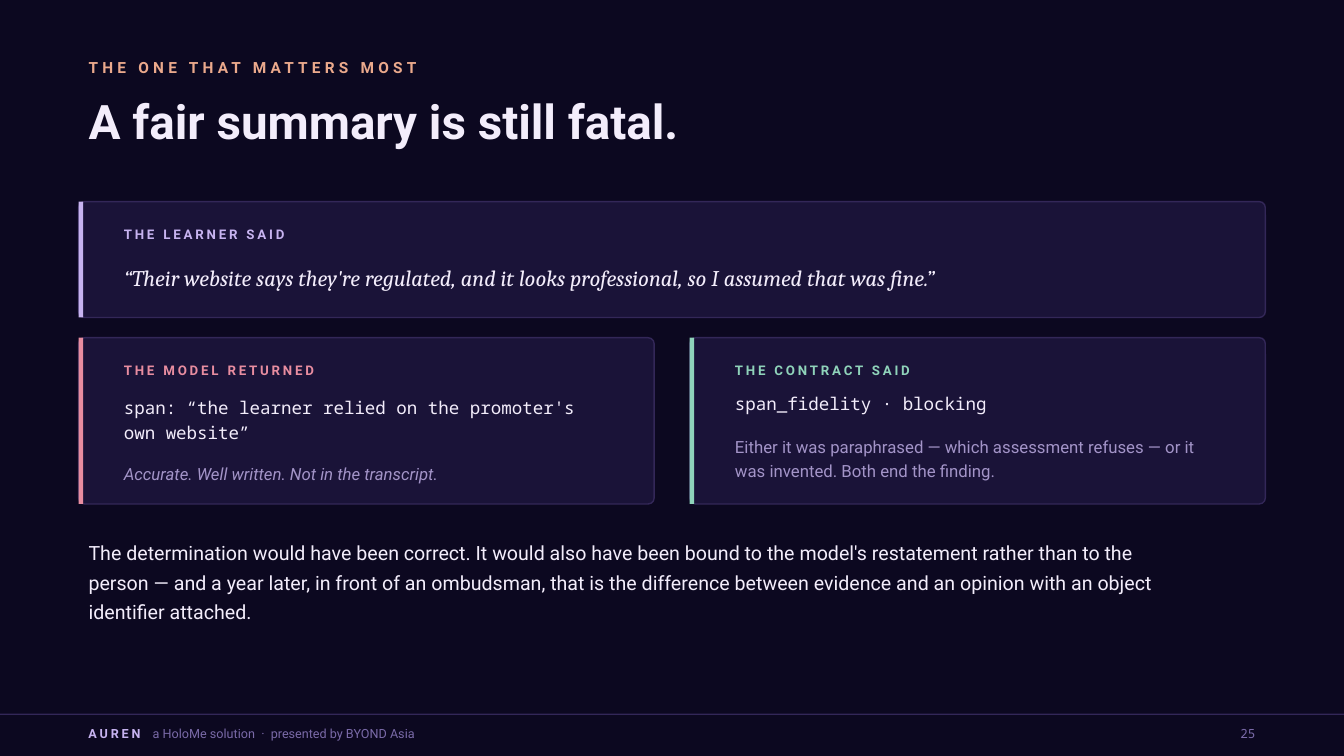
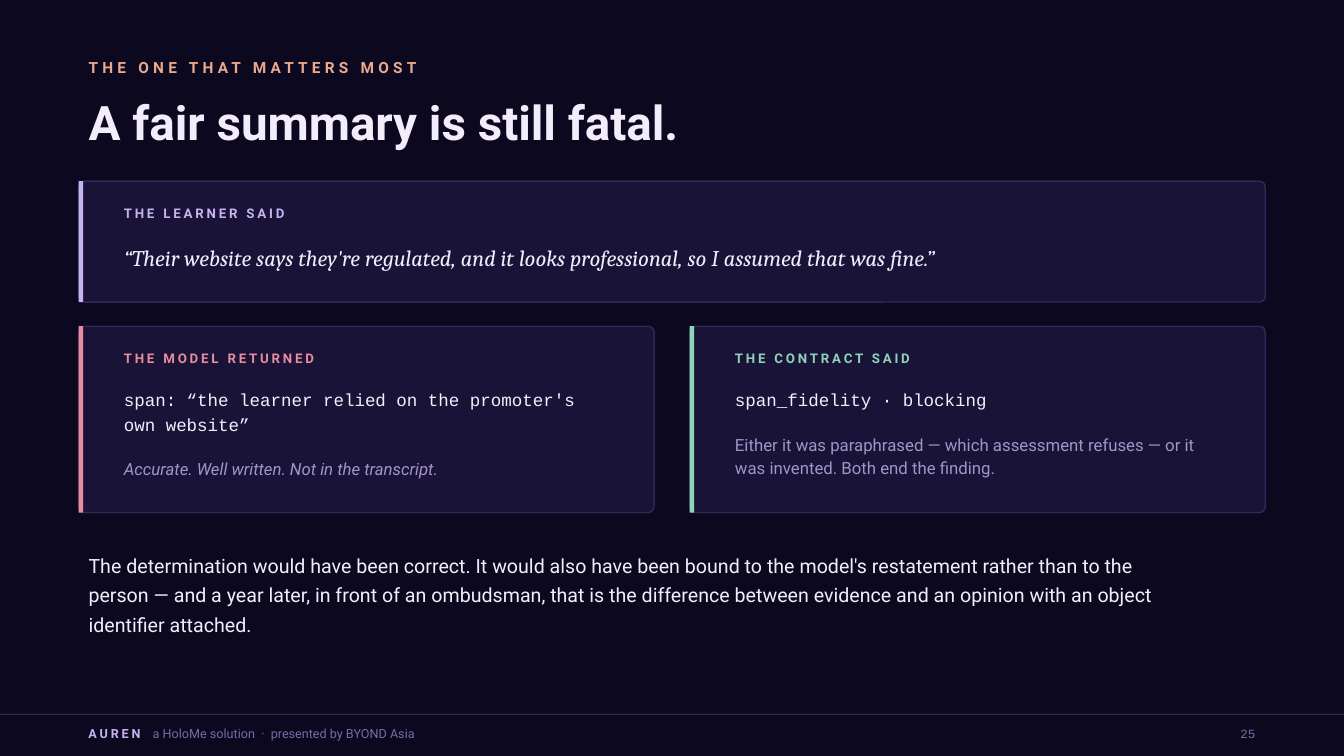
Before and after one commit to Fred-Byond/dengar, a slide deck: slide 26 of docs/AUREN-IOSCO-Pitch-Deck-HoloMe-v2.pptx. Drawn at 1344x756 pixels with LibreOffice and Linux fonts; fonts in the diff are those of the drawing. Boxes give left, top, right and bottom in pixels: in the first picture for what was removed or moved away, otherwise in the second. Text is boxed around its words. In the diff, an @@ line names an element or a change of style, - is before the commit and + after.

```diff
--- a/docs/AUREN-IOSCO-Pitch-Deck-HoloMe-v2.pptx
+++ b/docs/AUREN-IOSCO-Pitch-Deck-HoloMe-v2.pptx
@@ proportions changed in 3 elements at (79, 327, 654, 513), (690, 327, 1265, 513), (79, 181, 1265, 302) @@
@@ rounded rectangle: place and size @@
-rounded rectangle at (79, 202, 1265, 318)
+rounded rectangle at (79, 181, 1265, 302)
@@ rectangle: place and size @@
-rectangle at (79, 202, 83, 318)
+rectangle at (79, 181, 83, 302)
@@ text "THE LEARNER SAID": place and size @@
-text "THE LEARNER SAID" at (124, 229, 284, 239)
+text "THE LEARNER SAID" at (124, 208, 284, 218)
@@ text "“Their website says they're regulated, ...": place and size @@
-text "“Their website says they're regulated, ..." at (124, 270, 935, 291)
+text "“Their website says they're regulated, ..." at (124, 250, 935, 271)
@@ text "“Their website says they're regulated, ..." at (124, 250, 935, 271): line spacing 1 to 23pt; vertical alignment middle to top @@
@@ rounded rectangle: place and size @@
-rounded rectangle at (79, 338, 654, 504)
+rounded rectangle at (79, 327, 654, 513)
@@ rectangle: place and size @@
-rectangle at (79, 338, 83, 504)
+rectangle at (79, 327, 83, 513)
@@ rounded rectangle: place and size @@
-rounded rectangle at (690, 338, 1265, 504)
+rounded rectangle at (690, 327, 1265, 513)
@@ rectangle: place and size @@
-rectangle at (690, 338, 694, 504)
+rectangle at (690, 327, 694, 513)
@@ text "THE MODEL RETURNED": place and size @@
-text "THE MODEL RETURNED" at (124, 365, 315, 375)
+text "THE MODEL RETURNED" at (124, 353, 315, 363)
@@ text "THE CONTRACT SAID": place and size @@
-text "THE CONTRACT SAID" at (735, 365, 910, 375)
+text "THE CONTRACT SAID" at (735, 353, 910, 363)
@@ text "span: “the learner relied on ..." at (124, 394, 575, 431): font Noto Sans Mono to Courier New; line spacing 18pt to 17.8pt; vertical alignment middle to top @@
@@ text "span_fidelity · blocking" at (735, 394, 987, 410): font Noto Sans Mono to Courier New; line spacing 1 to 17.8pt; vertical alignment middle to top @@
@@ text "Either it was paraphrased — ..." at (735, 438, 1195, 478): vertical alignment middle to top @@
@@ text "Accurate. Well written. Not in ..." at (124, 462, 437, 479): line spacing 1 to 17pt; vertical alignment middle to top @@
@@ text "The determination would have been ..." at (89, 558, 1152, 632): vertical alignment middle to top @@
@@ text "25" at (1240, 729, 1255, 738): font Noto Sans Mono to Courier New @@
```
Also in this commit, not shown: 33 other slides changed, 11 other files.
